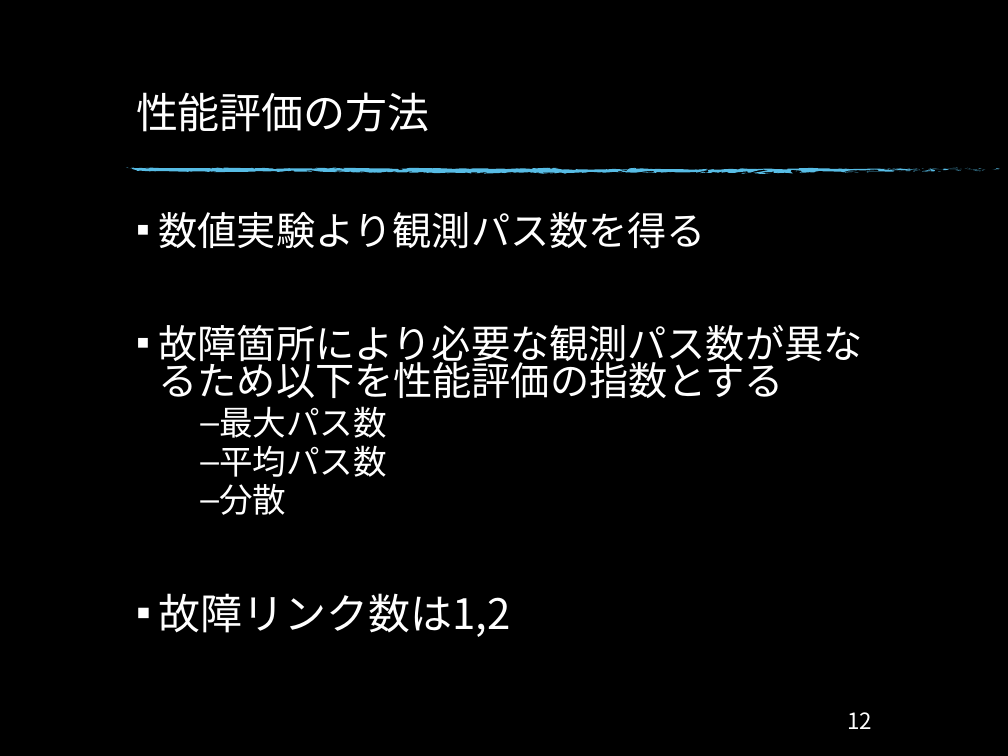
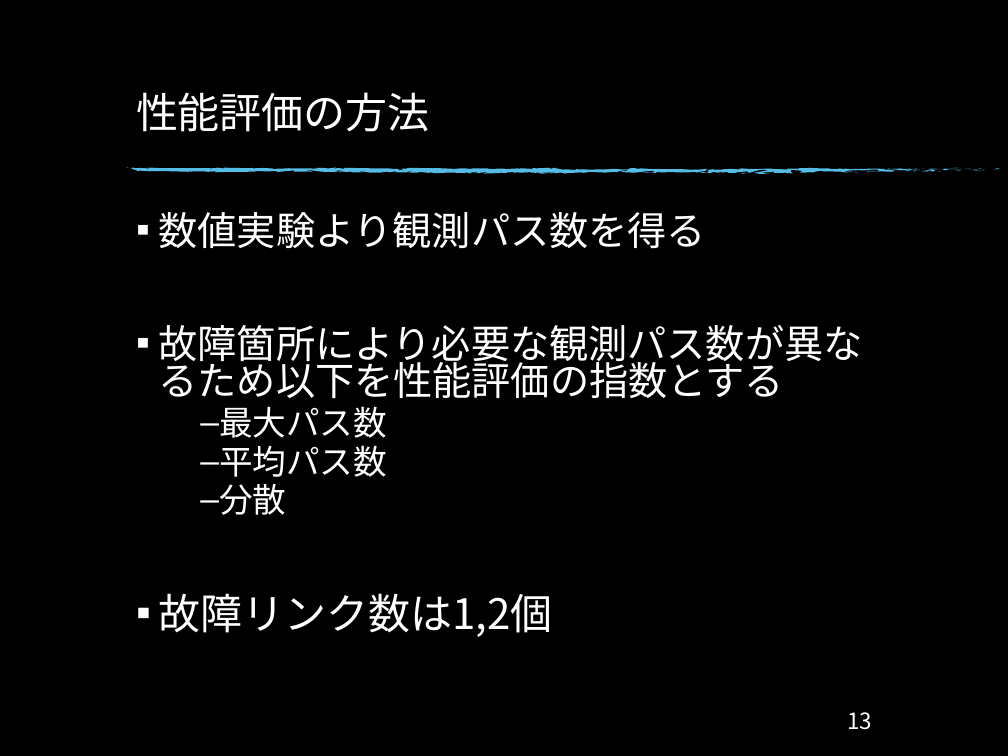
Before and after one commit to Ryo0021300/Monograph, a slide deck: slide 14 of Monograph/卒研発表_34.pptx (slide 13 before the commit). Drawn at 1008x756 pixels with LibreOffice and Linux fonts; fonts in the diff are those of the drawing; background and template pictures are left out. Boxes give left, top, right and bottom in pixels: in the first picture for what was removed or moved away, otherwise in the second. Text is boxed around its words. In the diff, an @@ line names an element or a change of style, - is before the commit and + after.

```diff
--- a/Monograph/卒研発表_34.pptx
+++ b/Monograph/卒研発表_34.pptx
@@ text at (159,593,553,637): text changed @@
-▪ 故障リンク数は1,2
+▪ 故障リンク数は1,2個
@@ page number at (847,712,872,730): text changed @@
-12
+13
```
Also in this commit, not shown: 6 other slides changed, 2 slides added, 5 other files.
